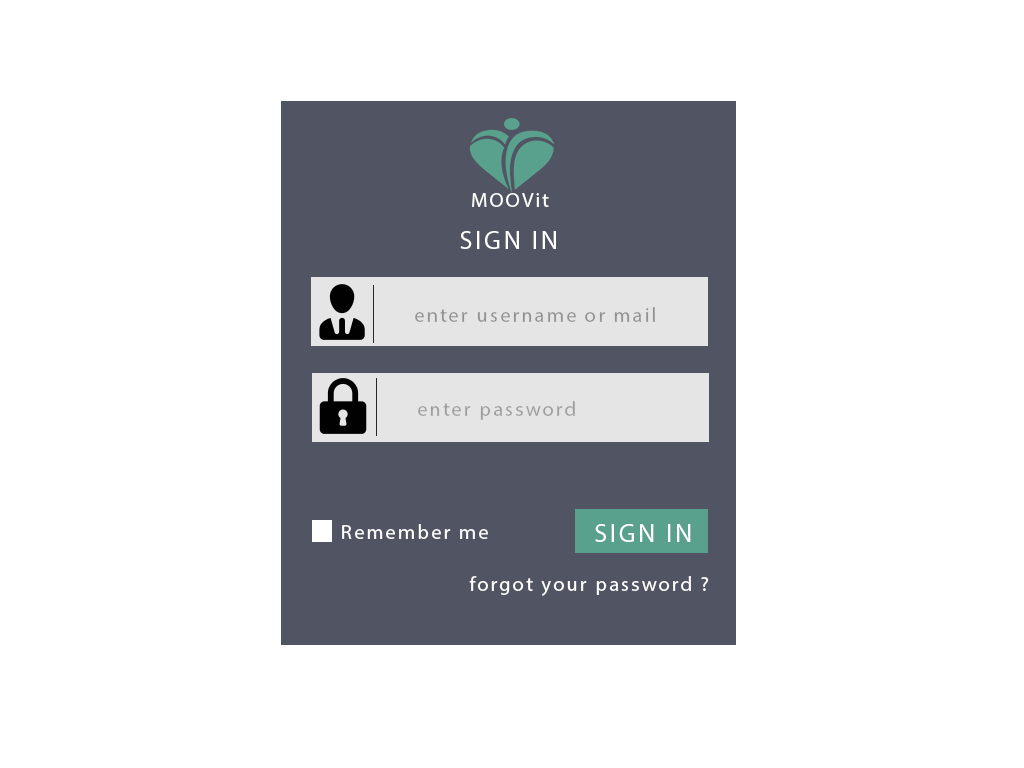
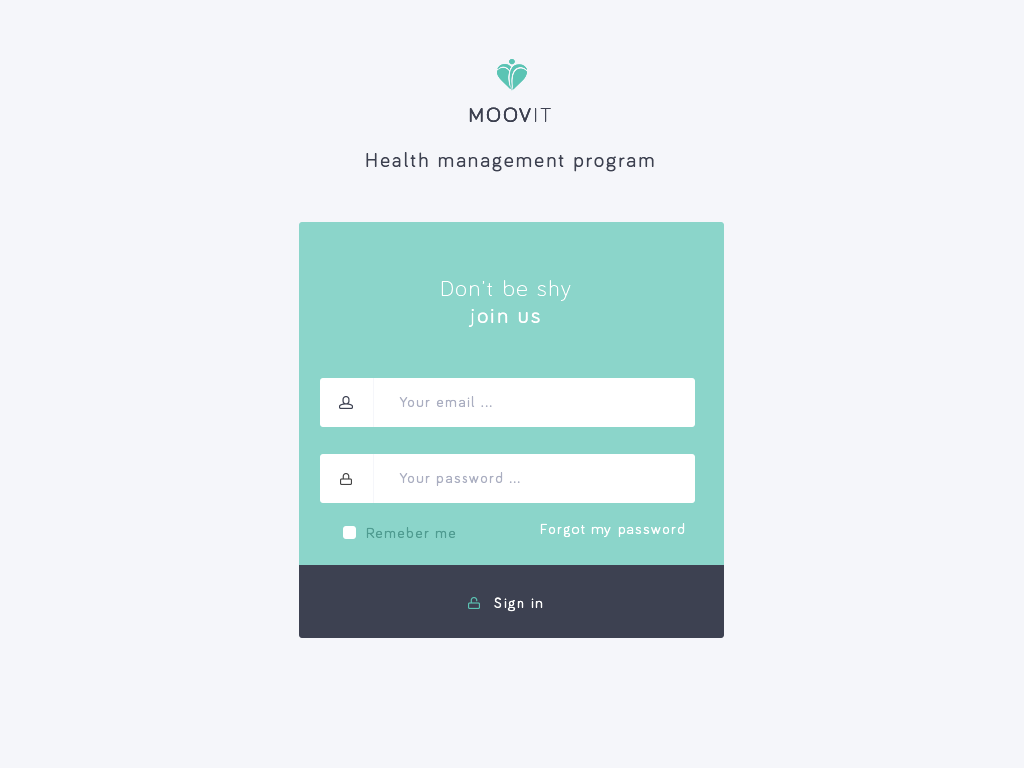
The second 1024px x 768px image is a revision of the first. Changes to its layers:
added layer "Health management program" in group "intro" over box(366, 152, 654, 172)
renamed "MOOVit" to "MOOVIT", painted on it over box(469, 107, 551, 207)
painted on "Laag 3" over box(470, 59, 554, 193)
removed layer "Rechthoek 8" from group "sign in" over box(575, 509, 708, 553)
removed layer "forgot your password ?" from group "sign in" over box(469, 576, 709, 596)
removed group "username" (7 layers) over box(311, 277, 708, 434)
added group "form" with 22 layers above "Color Fill 1" over box(298, 59, 725, 643)
added layer "Don’t be shy join us" in group "form" over box(441, 280, 571, 327)
moved "password" into group "form" over box(312, 373, 709, 503)
removed layer "Rechthoek 5" from group "password" over box(400, 383, 694, 433)
removed layer "enter password" from group "password" over box(418, 401, 575, 420)
removed layer "Rechthoek 2 kopiëren" from group "password" over box(312, 373, 709, 442)
removed layer "Rechthoek 1" over box(281, 101, 736, 645)
removed layer "Achtergrond" over box(0, 0, 1024, 768)
added layer "Rounded Rectangle 1" (1st of 2, in "form" › "password") in group "password" over box(320, 454, 695, 503)
added group "email" with 4 layers in group "form" over box(320, 378, 695, 427)
added layer "Rounded Rectangle 1" (2nd of 2, in "form" › "email") in group "email" over box(320, 378, 695, 427)
added layer "Rounded Rectangle 4" in group "form" over box(298, 565, 725, 643)
added layer "Rounded Rectangle 3" in group "form" over box(299, 222, 724, 638)
renamed "Vorm 1 kopiëren" to "Color Fill 1", moved it out of group "username", painted on it over box(0, 0, 1024, 768)
removed layer "Rechthoek 6" from group "username" over box(397, 299, 682, 337)
removed layer "enter username or mail" from group "username" over box(415, 307, 655, 322)
removed layer "Rechthoek 2" from group "username" over box(311, 277, 708, 346)
…and 22 more changes (15 added, 7 removed)
